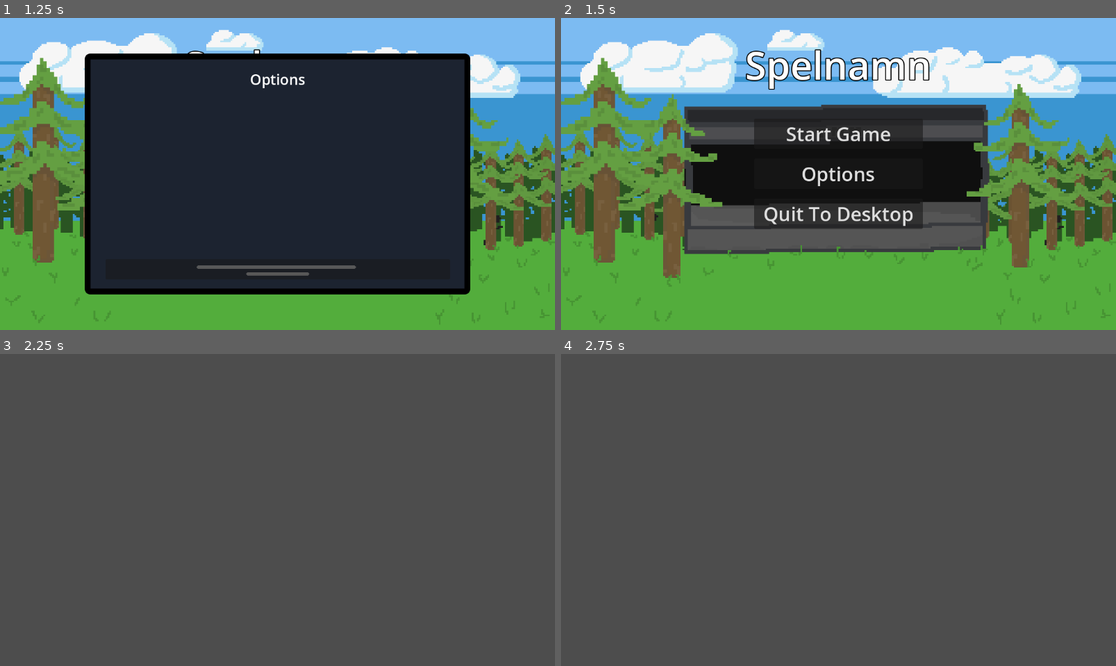
Above: before the commit, frames 1-4 (two rows, left to right).
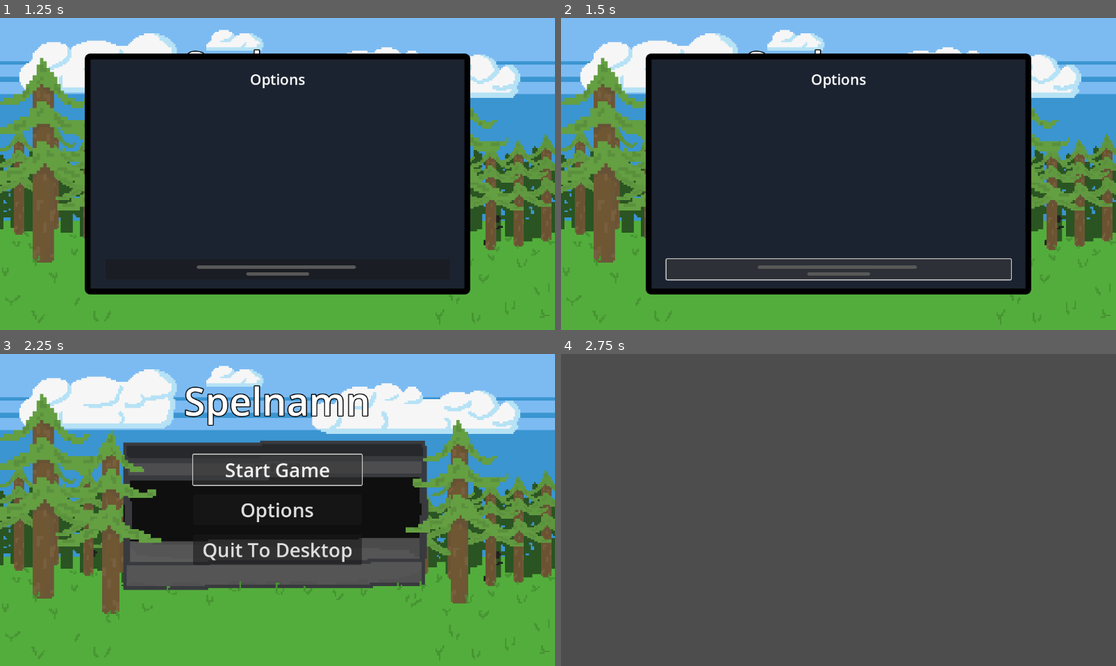
Above: after the commit, the same moments.

Repository: Goldstar32/TMMGame
Game: Godot game, scene res://Scenes/Menus/main_menu.tscn
Same seed, same stepped clock (60 frames per second), same inputs: the game is played once before the commit and once after it.
Inputs (mouse positions are in pixels of both pictures, inside the frame that each line leads up to):
- Up to frame 1 (1.25 s): click "Options" at 0.5 s
- Up to frame 2 (1.5 s): click (838, 267) at 1.25 s
- Up to frame 3 (2.25 s): click "Start Game" at 2 s
- Up to frame 4 (2.75 s): no input

Frame 1 is identical in both runs. In frame 2, 48% of the frame differs, in the area x 15-85%, y 11-89%; in frame 3, 90%, in the area x 0-100%, y 0-100%; in frame 4, nothing differs.

Commit message:
SFX och ändrad muspekare till knapparna på menyn

Diff:
--- a/Scenes/Menus/main_menu.tscn
+++ b/Scenes/Menus/main_menu.tscn
@@ -1,6 +1,7 @@
-[gd_scene load_steps=3 format=3 uid="uid://dahoia7y3oll3"]
+[gd_scene load_steps=4 format=3 uid="uid://dahoia7y3oll3"]
 
 [ext_resource type="Script" path="res://Scripts/Menus/main_menu.gd" id="1_xlphf"]
+[ext_resource type="AudioStream" uid="uid://bpffl5qstpb3y" path="res://Assets/SFX/spacebar-click-keyboard-199448.mp3" id="2_5cgxa"]
 [ext_resource type="Texture2D" uid="uid://o58krccccykj" path="res://Assets/menu-backgrounds/main-menu-background-nochars.png" id="2_52nfi"]
 
 [node name="MainMenu" type="Control"]
@@ -11,6 +12,9 @@
 grow_horizontal = 2
 grow_vertical = 2
 script = ExtResource("1_xlphf")
+
+[node name="ClickSFX" type="AudioStreamPlayer" parent="."]
+stream = ExtResource("2_5cgxa")
 
 [node name="Background" type="TextureRect" parent="."]
 layout_mode = 1
@@ -64,16 +68,19 @@
 
 [node name="Start" type="Button" parent="MarginContainer/HBoxContainer/VBoxContainer2"]
 layout_mode = 2
+mouse_default_cursor_shape = 2
 theme_override_font_sizes/font_size = 40
 text = "Start Game"
 
 [node name="Options" type="Button" parent="MarginContainer/HBoxContainer/VBoxContainer2"]
 layout_mode = 2
+mouse_default_cursor_shape = 2
 theme_override_font_sizes/font_size = 40
 text = "Options"
 
 [node name="Quit" type="Button" parent="MarginContainer/HBoxContainer/VBoxContainer2"]
 layout_mode = 2
+mouse_default_cursor_shape = 2
 theme_override_font_sizes/font_size = 40
 text = "Quit To Desktop"
 
--- a/Scenes/Menus/options_menu.tscn
+++ b/Scenes/Menus/options_menu.tscn
@@ -1,7 +1,8 @@
-[gd_scene load_steps=4 format=3 uid="uid://bumkwyodpae4c"]
+[gd_scene load_steps=5 format=3 uid="uid://bumkwyodpae4c"]
 
 [ext_resource type="Texture2D" uid="uid://tu2lmp5ft7qd" path="res://Assets/menu-stuff/pad-arrow.png" id="1_konqf"]
 [ext_resource type="Script" path="res://Scripts/Menus/options_menu.gd" id="1_mwxus"]
+[ext_resource type="AudioStream" uid="uid://bpffl5qstpb3y" path="res://Assets/SFX/spacebar-click-keyboard-199448.mp3" id="2_6luwb"]
 
 [sub_resource type="StyleBoxFlat" id="StyleBoxFlat_b0uj0"]
 bg_color = Color(0.108516, 0.137763, 0.189462, 1)
@@ -25,6 +26,9 @@
 size_flags_horizontal = 4
 size_flags_vertical = 4
 script = ExtResource("1_mwxus")
+
+[node name="ClickSFX" type="AudioStreamPlayer" parent="."]
+stream = ExtResource("2_6luwb")
 
 [node name="MenuPanel" type="Panel" parent="."]
 layout_mode = 1
@@ -68,6 +72,7 @@
 [node name="Button" type="Button" parent="MenuPanel/MarginContainer/VBoxContainer"]
 layout_mode = 2
 size_flags_vertical = 10
+mouse_default_cursor_shape = 2
 theme_override_font_sizes/font_size = 20
 text = "
 "
--- a/Scripts/Menus/main_menu.gd
+++ b/Scripts/Menus/main_menu.gd
@@ -13,15 +13,20 @@
 
 func _on_start_button_up():
 	#Byt scen till nästa
+	$ClickSFX.play()
+	await get_tree().create_timer(0.3).timeout
 	get_tree().change_scene_to_file("res://Scenes/main.tscn")
 
 
 func _on_quit_button_up():
 	#Stänger ned programmet
+	$ClickSFX.play()
+	await get_tree().create_timer(0.3).timeout
 	get_tree().quit()
 
 
 func _on_options_button_up():
 	#Lägger till transitionscenen till main menu
+	$ClickSFX.play()
 	var options = preload("res://Scenes/Menus/options_menu.tscn").instantiate()
 	get_tree().get_root().add_child(options)
--- a/Scripts/Menus/options_menu.gd
+++ b/Scripts/Menus/options_menu.gd
@@ -15,4 +15,6 @@
 
 func _on_button_button_up():
 	#spela animationen i en halv sekund och ta bort options från scenen
+	$ClickSFX.play()
+	await get_tree().create_timer(0.3).timeout
 	get_tree().root.remove_child(options_menu)
Not shown, added: Assets/SFX/spacebar-click-keyboard-199448.mp3.import
Not shown, added: Assets/SFX/spacebar-click-keyboard-199448.mp3
